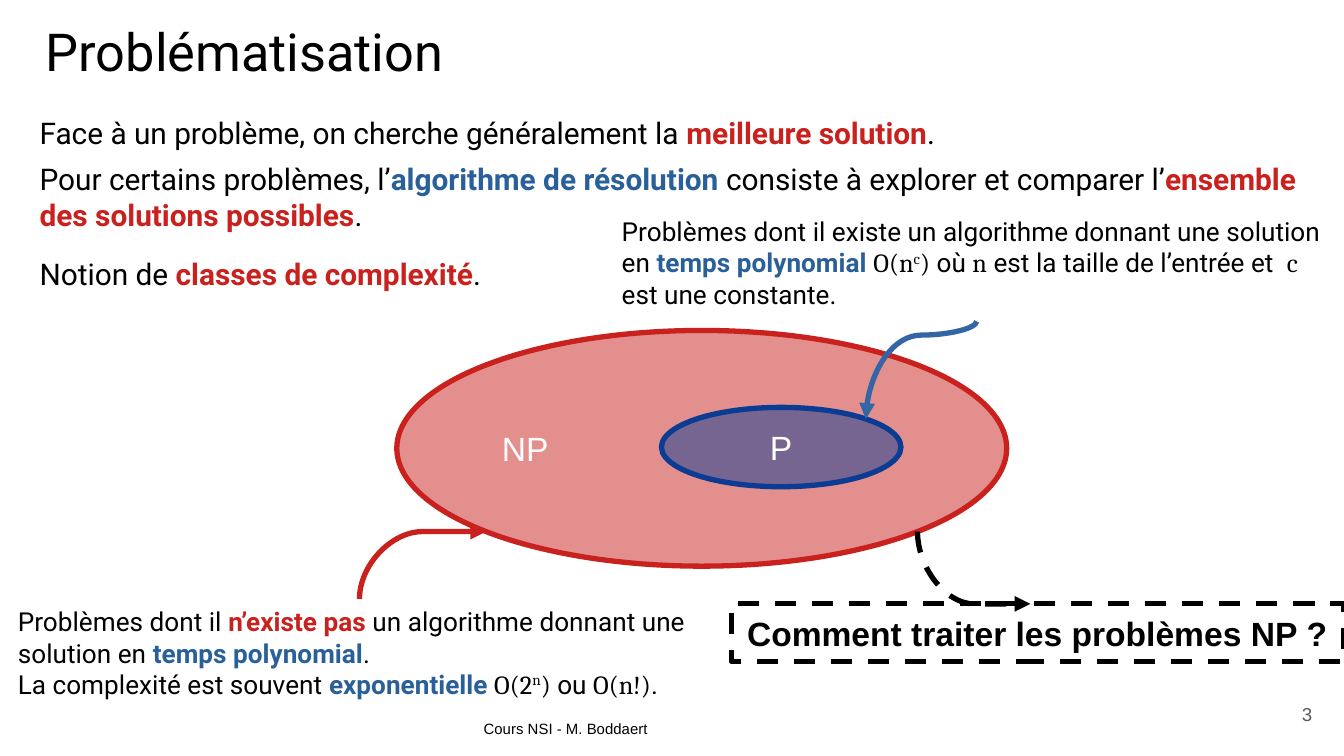
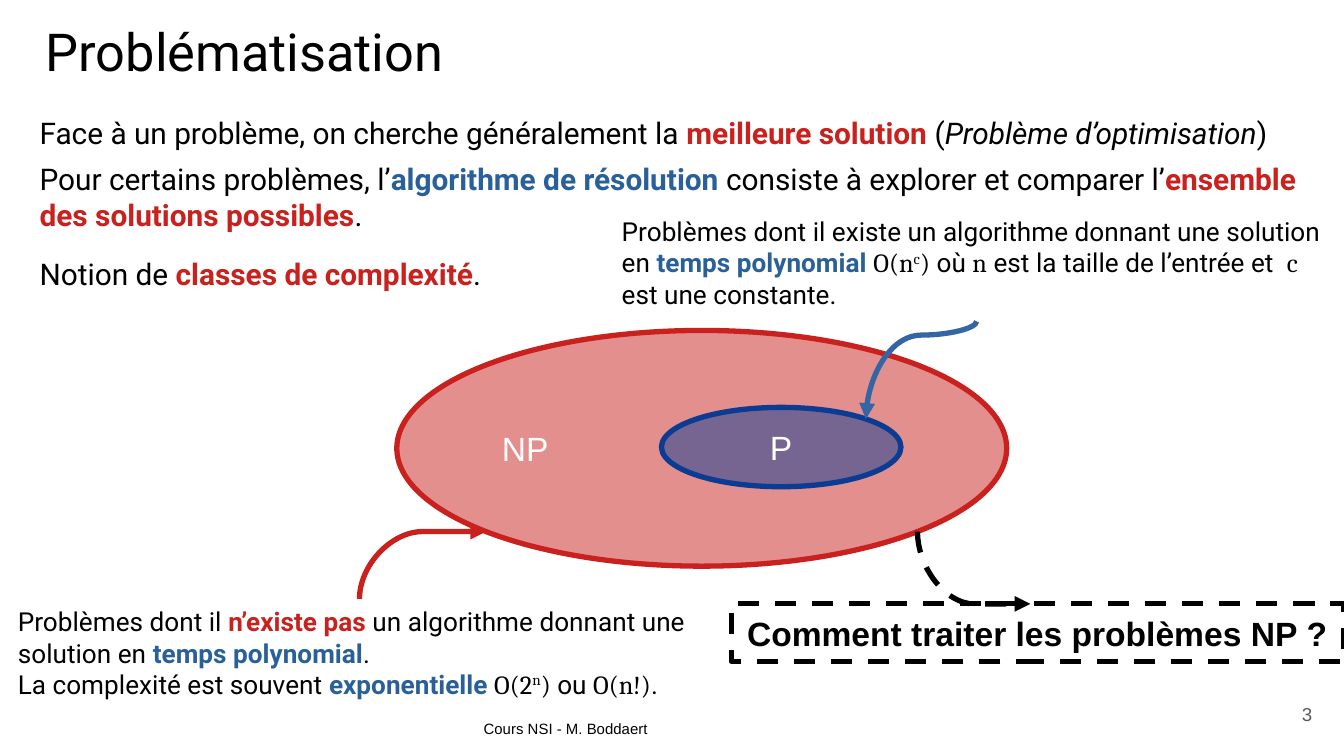
Before and after one commit to Philippe-Boddaert/Philippe-Boddaert.github.io, a slide deck: slide 3 of premiere/algorithmique/glouton/cours/diapo.odp. Drawn at 1344x756 pixels with LibreOffice and Linux fonts; fonts in the diff are those of the drawing; background and template pictures are left out. Boxes give left, top, right and bottom in pixels: in the first picture for what was removed or moved away, otherwise in the second. Text is boxed around its words. In the diff, an @@ line names an element or a change of style, - is before the commit and + after.

```diff
--- a/premiere/algorithmique/glouton/cours/diapo.odp
+++ b/premiere/algorithmique/glouton/cours/diapo.odp
@@ text at (40,120,1267,151): text changed @@
-Face à un problème, on cherche généralement la meilleure solution.
+Face à un problème, on cherche généralement la meilleure solution (Problème d’optimisation)
```
Also in this commit, not shown: 1 other slide changed, 7 other files.
